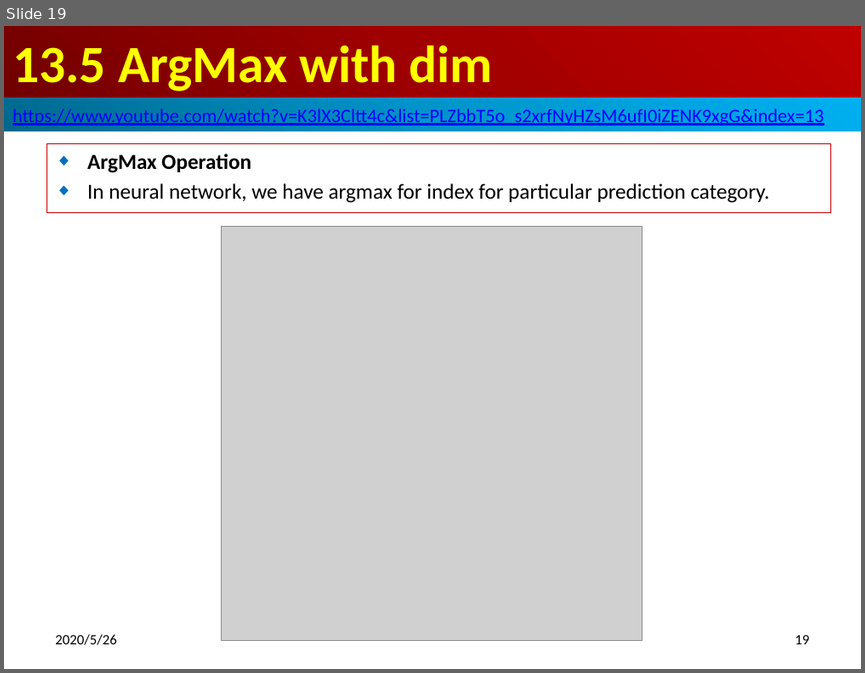
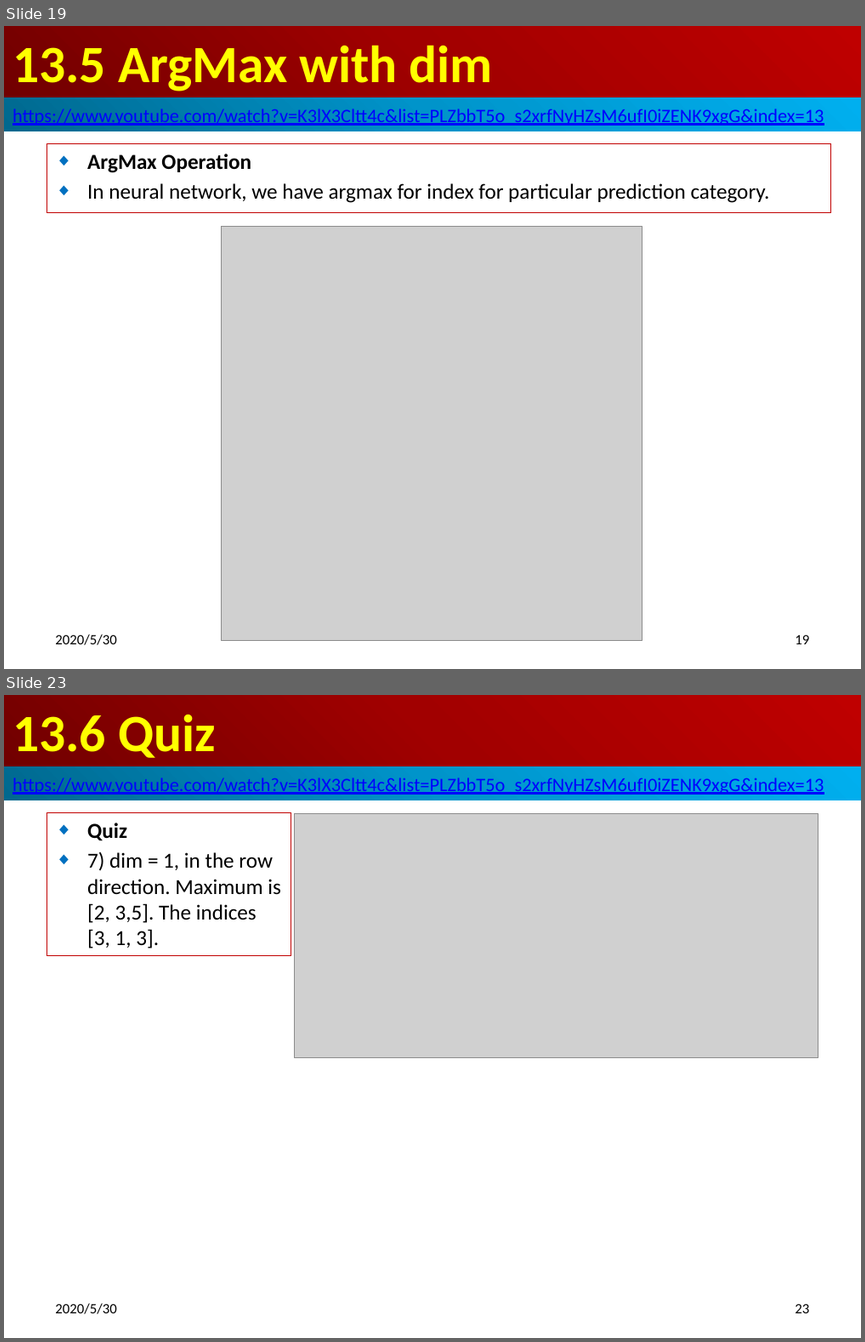
Before and after one commit to peterhchen/900_PyTorch, a slide deck: 13_ArgMaxReduction.pptx. Shown one above the other, each under a label of ours: slide 19 before the commit, slides 19 and 23 after it; the slides between them are not shown. The pictures are 865x673 and 865x1342 pixels, drawn with LibreOffice and Linux fonts; fonts in the diff are those of the drawing; grey boxes stand for pictures. Boxes give left, top, right and bottom in pixels: in the first picture for what was removed or moved away, otherwise in the second. Text is boxed around its words. In the diff, an @@ line names an element or a change of style, - is before the commit and + after.

Commit message:
Quiz

```diff
--- a/13_ArgMaxReduction.pptx
+++ b/13_ArgMaxReduction.pptx
@@ slide 23 added at bbox=[4, 695, 861, 1338], background #FFFFFF @@
@@ title added at bbox=[4, 695, 861, 767], fill gradient #720000 to #A20000 to #C00000, 44 pt, text #FFFF00, bold @@
+13.6 Quiz
@@ rectangle added at bbox=[4, 767, 861, 800], fill gradient #00688E to #0094CA to #00B0F0, 16 pt, text #0000FF, underline @@
+https://www.youtube.com/watch?v=K3lX3Cltt4c&list=PLZbbT5o_s2xrfNyHZsM6ufI0iZENK9xgG&index=13
@@ subtitle added at bbox=[46, 812, 291, 955], outline #C00000 0.75 pt, 18 pt, text #000000 @@
+◆ Quiz
+◆ 7) dim = 1, in the row direction. Maximum is [2, 3,5]. The indices [3, 1, 3].
@@ picture added at bbox=[294, 814, 818, 1057] @@
@@ text added at bbox=[55, 1303, 116, 1314], 12 pt, text #000000 @@
+2020/5/30
@@ page number added at bbox=[794, 1304, 809, 1313], 12 pt, text #000000 @@
+23
@@ slide 19 changed as well @@
@@ text at bbox=[55, 634, 116, 645]: text changed @@
-2020/5/26
+2020/5/30
```
Also in this commit, not shown: 19 other slides changed, 4 other slides added, 9 other files.
